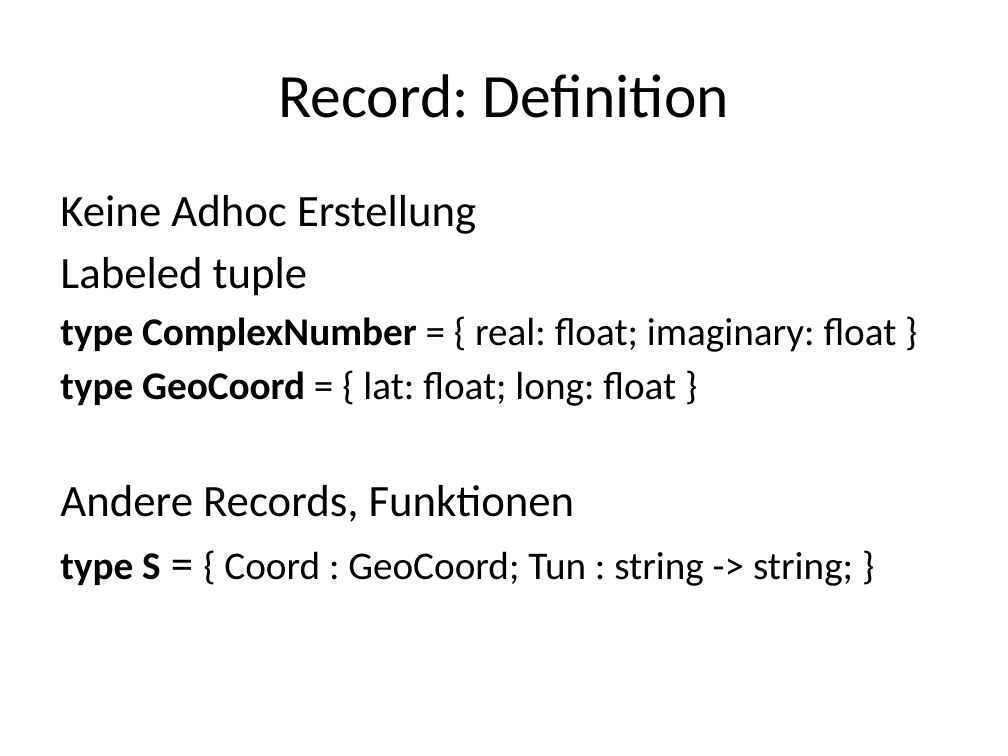
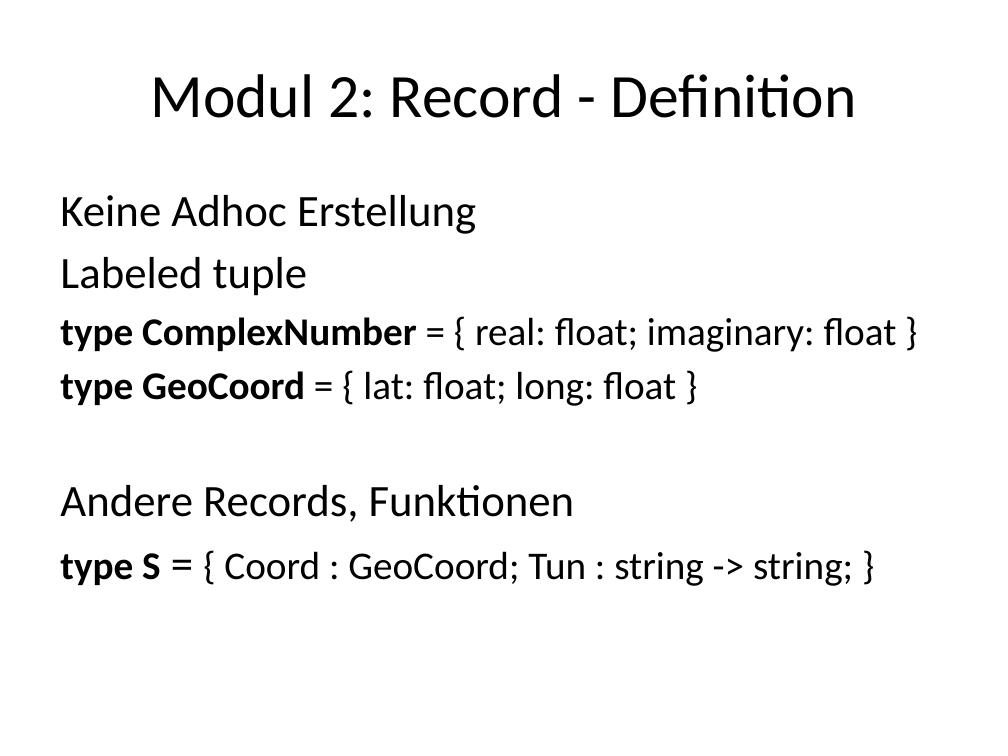
Before and after one commit to nasserbrake/Spartakiade2017, a slide deck: slide 42 of FSharp.pptx (slide 34 before the commit). Drawn at 1008x756 pixels with LibreOffice and Linux fonts; fonts in the diff are those of the drawing. Boxes give left, top, right and bottom in pixels: in the first picture for what was removed or moved away, otherwise in the second. Text is boxed around its words. In the diff, an @@ line names an element or a change of style, - is before the commit and + after.

```diff
--- a/FSharp.pptx
+++ b/FSharp.pptx
@@ title at bbox=[150, 74, 857, 118]: text changed @@
-Record: Definition
+Modul 2: Record - Definition
```
Also in this commit, not shown: 5 other slides changed, 8 slides added, 3 other files.
